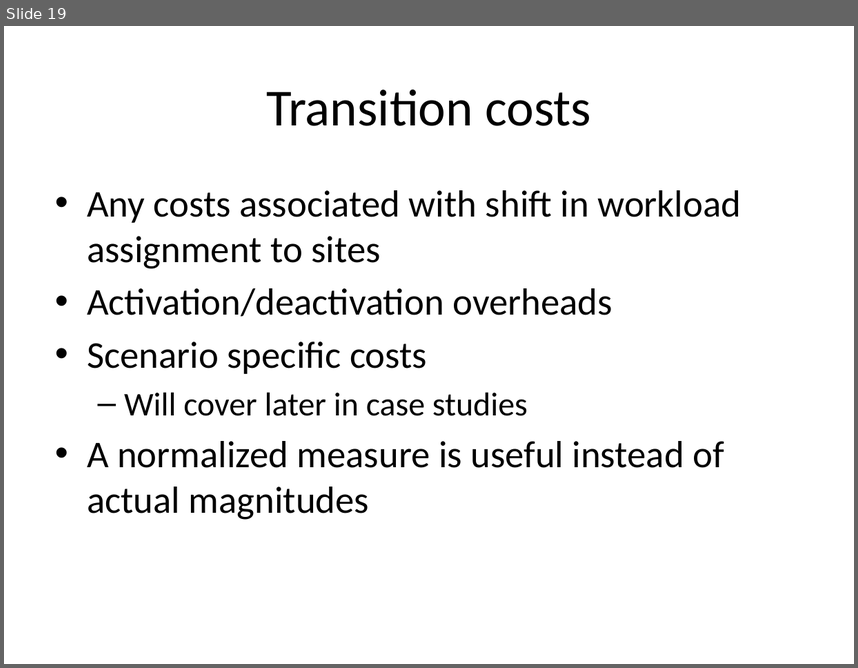
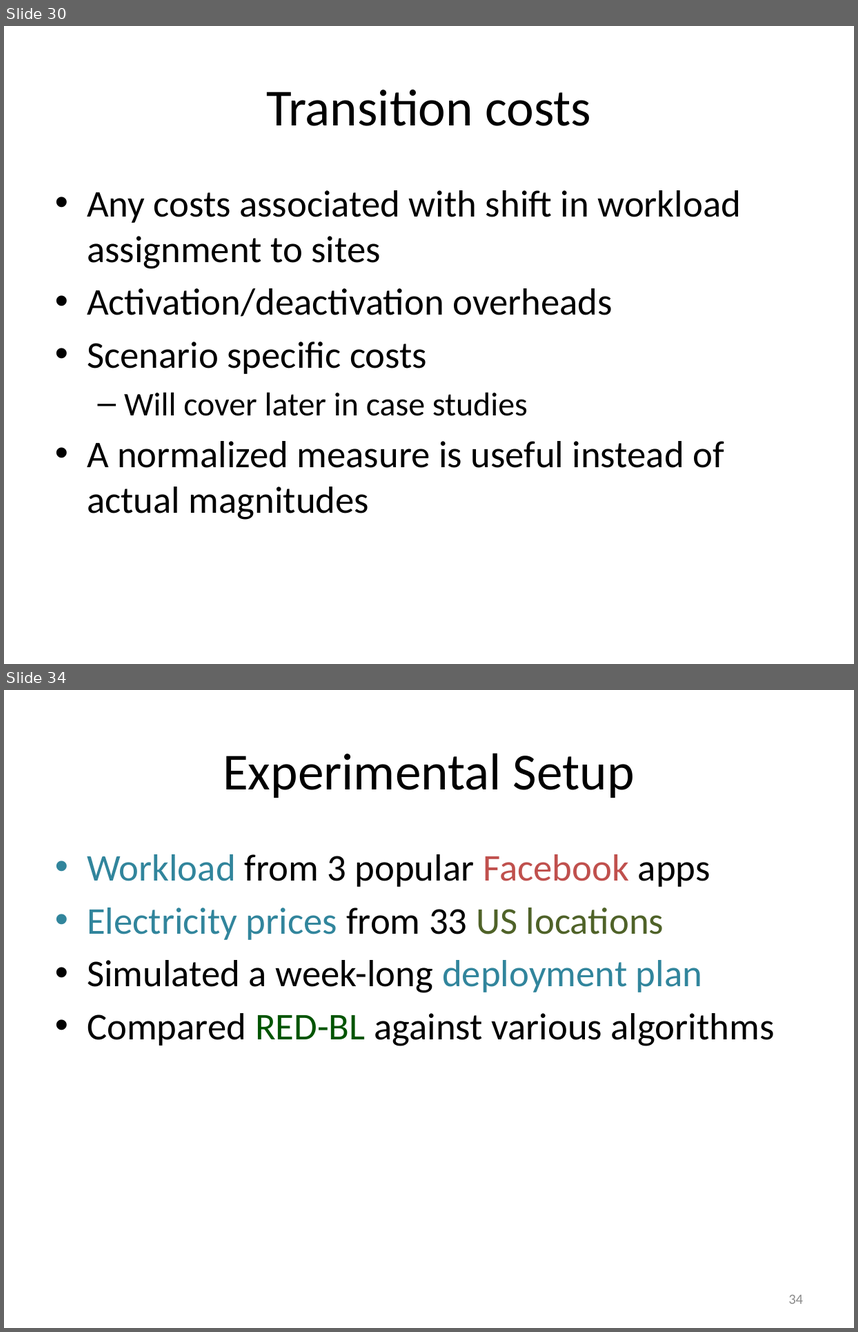
Before and after one commit to msaqib/Dissertation, a slide deck: RED-BL.pptx. Shown one above the other, each under a label of ours: slide 19 before the commit, slides 30 and 34 after it; the slides between them are not shown. The pictures are 858x668 and 858x1332 pixels, drawn with LibreOffice and Linux fonts; fonts in the diff are those of the drawing. Boxes give left, top, right and bottom in pixels: in the first picture for what was removed or moved away, otherwise in the second. Text is boxed around its words. In the diff, an @@ line names an element or a change of style, - is before the commit and + after.

```diff
--- a/RED-BL.pptx
+++ b/RED-BL.pptx
@@ slide 34 added at [4,690,854,1328], background #FFFFFF @@
@@ title added at [223,753,635,798], 44 pt, text #000000 @@
+Experimental Setup
@@ text added at [87,854,775,1046], 32 pt, text #000000 @@
+• Workload from 3 popular Facebook apps
+• Electricity prices from 33 US locations
+• Simulated a week-long deployment plan
+• Compared RED-BL against various algorithms
@@ page number added at [789,1294,803,1303], 12 pt, text #8C8C8C @@
+34
@@ what was slide 19 is now slide 30 @@
```
Also in this commit, not shown: 3 slides changed, 25 other slides added, 1 slide removed.
